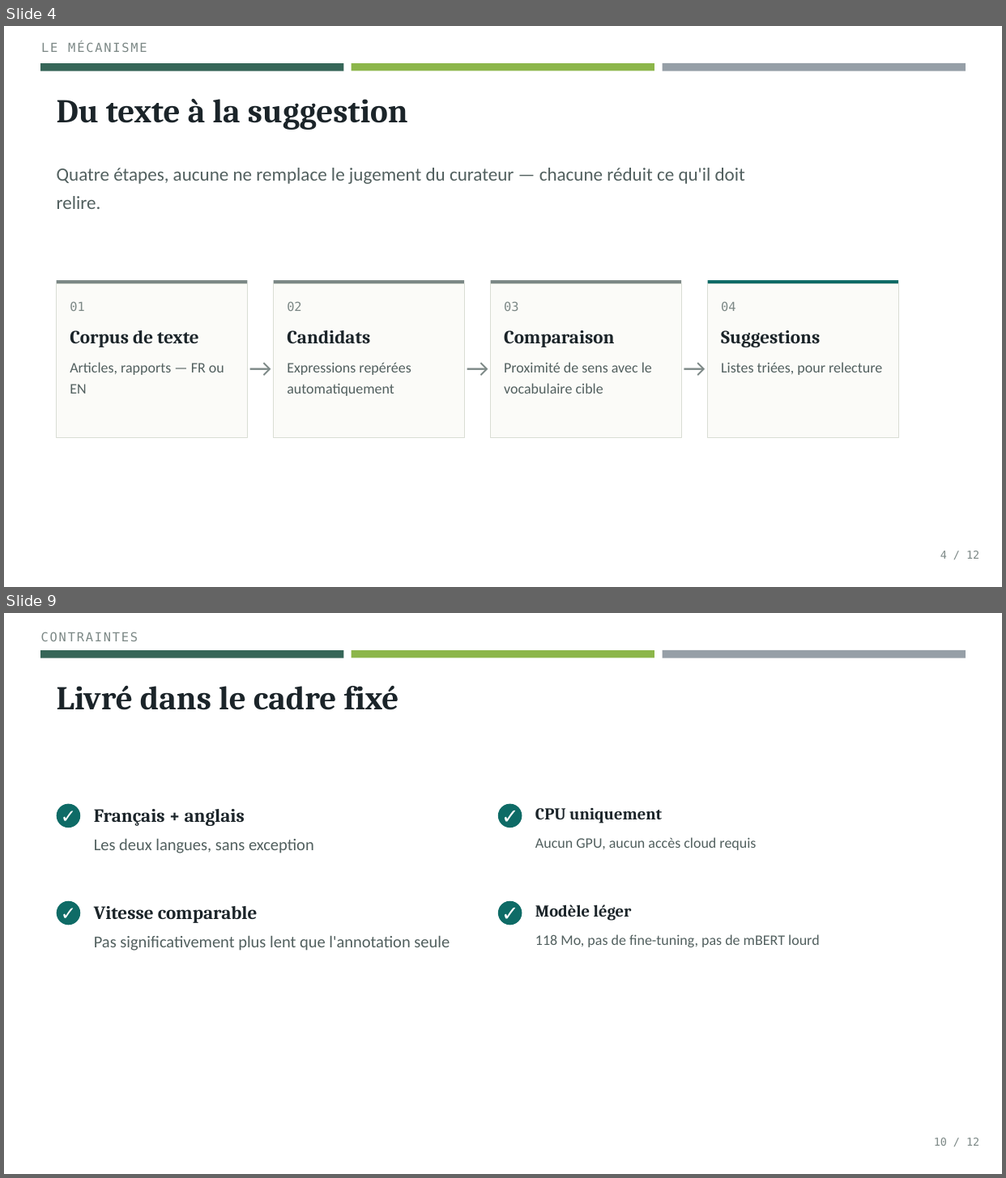
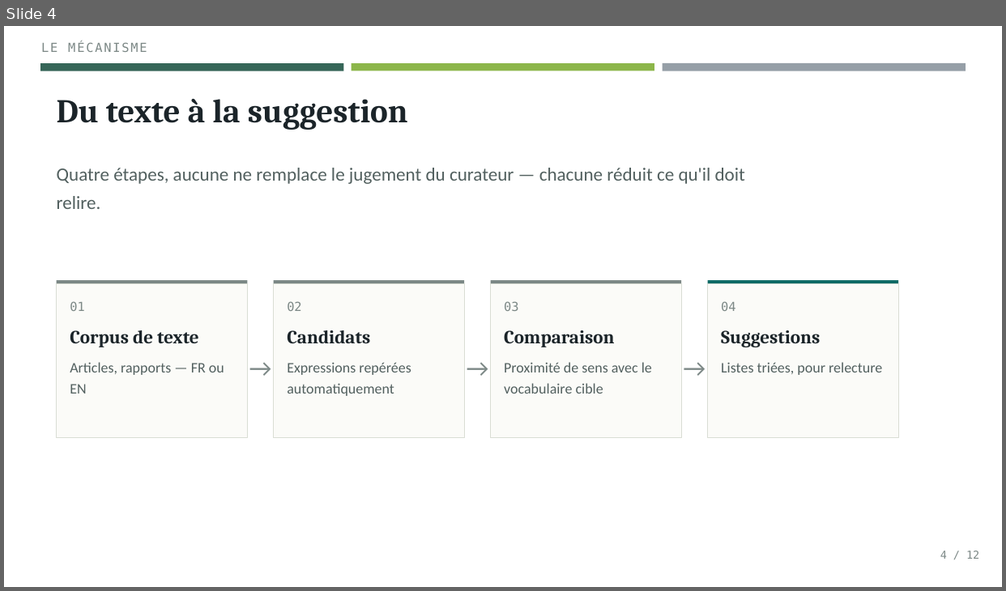
Before and after one commit to stephane54/loterre-annotate, a slide deck: docs/Extraction_terminologique_v2.pptx. Shown one above the other, each under a label of ours: slides 4 and 9 before the commit, slide 4 after it; the slides between them are not shown. The pictures are 1006x1178 and 1006x591 pixels, drawn with LibreOffice and Linux fonts; fonts in the diff are those of the drawing. Boxes give left, top, right and bottom in pixels: in the first picture for what was removed or moved away, otherwise in the second. Text is boxed around its words. In the diff, an @@ line names an element or a change of style, - is before the commit and + after.

```diff
--- a/docs/Extraction_terminologique_v2.pptx
+++ b/docs/Extraction_terminologique_v2.pptx
@@ slide 9 removed at [4, 613, 1002, 1174], background #FFFFFF; not listed: 3 template elements that a slide beside it also shows @@
@@ text removed at [41, 632, 138, 641] @@
-CONTRAINTES
@@ text removed at [57, 685, 399, 710] @@
-Livré dans le cadre fixé
@@ ellipse removed at [57, 804, 80, 828] @@
-✓
@@ ellipse removed at [498, 804, 522, 828] @@
-✓
@@ text removed at [94, 809, 245, 826] @@
-Français + anglais
@@ text removed at [535, 808, 662, 824] @@
-CPU uniquement
@@ text removed at [94, 838, 314, 854] @@
-Les deux langues, sans exception
@@ text removed at [535, 837, 756, 850] @@
-Aucun GPU, aucun accès cloud requis
@@ ellipse removed at [57, 901, 80, 925] @@
-✓
@@ ellipse removed at [498, 901, 522, 925] @@
-✓
@@ text removed at [94, 906, 258, 923] @@
-Vitesse comparable
@@ text removed at [535, 905, 632, 921] @@
-Modèle léger
@@ text removed at [94, 935, 450, 951] @@
-Pas significativement plus lent que l'annotation seule
@@ text removed at [535, 935, 820, 948] @@
-118 Mo, pas de fine-tuning, pas de mBERT lourd
@@ text removed at [934, 1138, 979, 1146] @@
-10 / 12
```
Also in this commit, not shown: 7 slides changed, 1 other slide removed, 14 other files.
